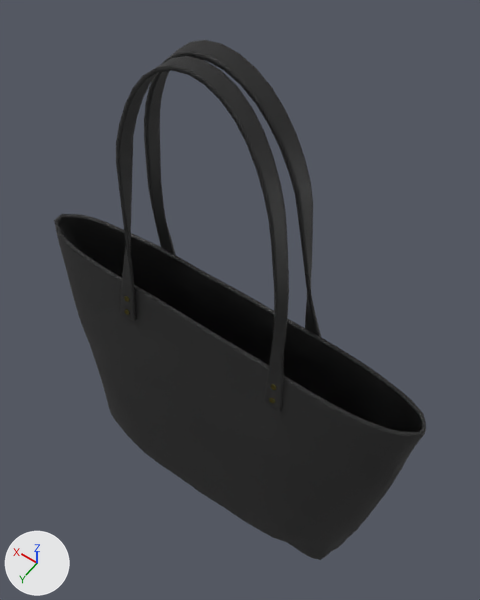
Renders of the Blender file clothes/bag.blend from each side of a commit.
Camera for both pictures: a 50 mm camera at (-0.156, 0.194, 0.435) aimed at (0.0, -0.024, 0.094). Arrows for +X, +Y and +Z are at lower left; the lights stay in place.

Script lines for the objects in view, before the commit:
```python
me_circle = bpy.data.meshes.new('Circle')
me_circle.from_pydata(...)  # 164 vertices, 120 faces; spans x -0.063..0.063, y -0.01..0.001, z -0.13..0.068
me_circle.polygons.foreach_set('use_smooth', [True] * 120)
me_circle.materials.append(mat_blackleather)  # its picture is missing
me_circle_001 = bpy.data.meshes.new('Circle.001')
me_circle_001.from_pydata(...)  # 164 vertices, 120 faces; spans x -0.063..0.063, y -0.008..0.012, z -0.13..0.068
me_circle_001.polygons.foreach_set('use_smooth', [True] * 120)
me_circle_001.materials.append(mat_blackleather)  # its picture is missing
me_cube_001 = bpy.data.meshes.new('Cube.001')
me_cube_001.from_pydata(...)  # 1477 vertices, 1448 faces; spans x -0.141..0.139, y -0.036..0.036, z -0.124..0.109
me_cube_001.polygons.foreach_set('use_smooth', [True] * 1448)
me_cube_001.materials.append(mat_blackleather)  # its picture is missing
ob_circle = bpy.data.objects.new('Circle', me_circle)
ob_circle.location = (0.0, -0.0065, 0.2104)
ob_circle.rotation_euler = (-0.0817, 0.0, 0.0)  # degrees (-4.7, 0, 0)
_m = ob_circle.modifiers.new('Solidify', 'SOLIDIFY')
_m.thickness = 0.002
_m.use_even_offset = True
ob_circle_001 = bpy.data.objects.new('Circle.001', me_circle_001)
ob_circle_001.location = (0.0001, 0.0139, 0.2107)
ob_circle_001.rotation_euler = (0.0, 0.0, -3.149)  # degrees (0, 0, -180)
_m = ob_circle_001.modifiers.new('Solidify', 'SOLIDIFY')
_m.thickness = 0.002
_m.use_even_offset = True
ob_cube = bpy.data.objects.new('Cube', me_cube_001)
ob_cube.location = (0.0, 0.0, 0.0)
_m = ob_cube.modifiers.new('Solidify', 'SOLIDIFY')
_m.thickness = 0.002
```
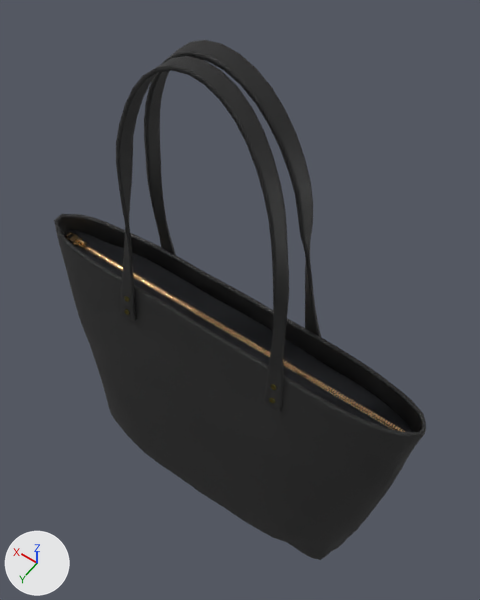
Boxes [x1, y1, x2, y2] around the edits, measured in the pictures (480 x 600 px):
'Cube.001', added: after [65, 230, 414, 432]
'Cube.002', added: after [64, 236, 398, 431]
'Cube.004', added: after [83, 245, 405, 431]
'Cube.005', added: after [65, 232, 83, 245]
'Cube.003', added: after [73, 237, 87, 249]

Patch to the scene script:
```diff
--- a/clothes/bag.blend.py
+++ b/clothes/bag.blend.py
@@ mat_fabric @@
+mat_fabric = bpy.data.materials.new('Fabric')
+# colours: dark blue #0f2341
+# uses the picture img_fabric063_1k_color_jpg
+# uses the picture img_fabric063_1k_displacement_jpg
+# uses the picture img_fabric063_1k_normaldx_jpg
+# uses the picture img_fabric063_1k_roughness_jpg
@@ ob_cube_005 @@
+ob_cube_005 = bpy.data.objects.new('Cube.005', me_cube_007)  # 72 vertices, 74 faces; spans x -0.00225..0.01108, y -0.00307..0.00307, z -0.00053..0.00053; in mat_zipper (beige #e7c38e); modifiers BEVEL
+ob_cube_005.location = (0.1204, 0.0, 0.0944)
@@ ob_cube_003 @@
+ob_cube_003 = bpy.data.objects.new('Cube.003', me_cube_006)  # 156 vertices, 145 faces; spans x -0.00531..0.00401, y -0.00414..0.00414, z -0.00118..0.00375; in mat_zipper (beige #e7c38e); modifiers BEVEL
+ob_cube_003.location = (0.1204, 0.0, 0.0927)
@@ ob_cube_004 @@
+ob_cube_004 = bpy.data.objects.new('Cube.004', me_cube_005)  # 5216 vertices, 4564 faces; spans x 0.075..0.336, y 0.077..0.08, z -0.051..-0.048; in mat_zipper (beige #e7c38e); modifiers BEVEL
+ob_cube_004.location = (-0.2129, -0.0005, -0.0003)
+ob_cube_004.rotation_euler = (2.129, 0.0, 0.0)  # degrees (122, 0, 0)
@@ ob_cube_002 @@
+ob_cube_002 = bpy.data.objects.new('Cube.002', me_cube_003)  # 439 vertices, 327 faces; spans x -0.137..0.135, y 0.0..0.018, z 0.09..0.094
+ob_cube_002.location = (0.0, 0.0, 0.0)
+ob_cube_002.scale = (1.0, 0.963, 1.0)
@@ ob_cube_001 @@
+ob_cube_001 = bpy.data.objects.new('Cube.001', me_cube_002)  # 277 vertices, 183 faces; spans x -0.137..0.134, y -0.018..0.0, z 0.089..0.095
+ob_cube_001.location = (0.0001, 0.0, 0.0)
+ob_cube_001.scale = (1.0, 0.947, 1.0)
```
